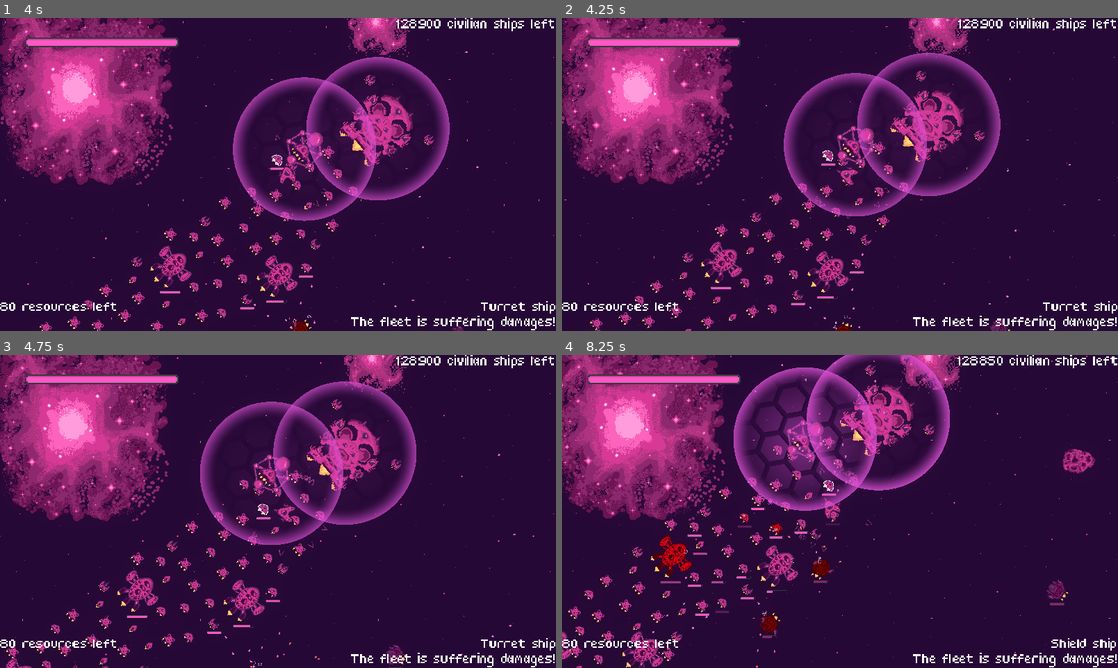
Above: before the commit, frames 1-4 (two rows, left to right).
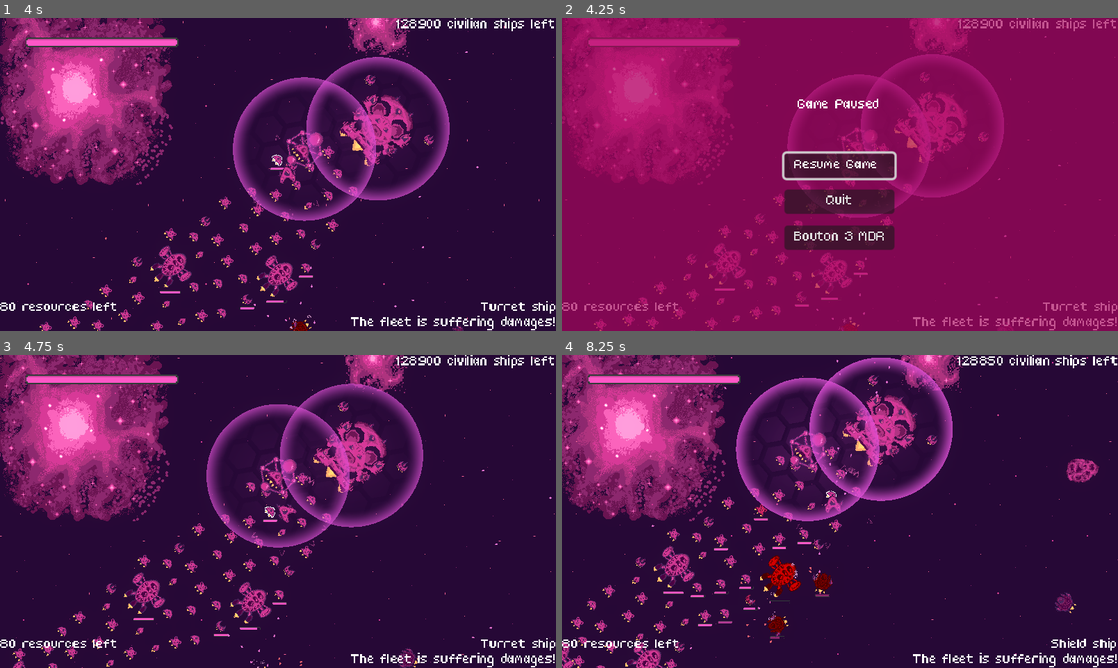
Above: after the commit, the same moments.

Repository: bear-minimum-studio/space-bear
Game: Godot game, scene res://Game.tscn
The game is run twice, just before and just after one commit, with the same random seed, the same clock (stepped at 60 frames per second) and the same inputs.
Inputs (mouse positions are in pixels of both pictures, inside the frame that each line leads up to):
- Up to frame 1 (4 s): tap Enter (upgrade) at 0.5 s; hold Right (turn_right) 0.53-1.28 s; hold X (cycle_selection) 0.53-1.28 s; hold Ctrl (brake) 1.28-2.03 s; tap Down (decelerate) at 1.35 s; hold Right (turn_right) 2.03-2.78 s; hold Space (fire) 2.03-2.78 s; hold Up (accelerate) 2.78-3.53 s; tap G (grappling_hook) at 2.85 s; hold Left (turn_left) from 3.53 s (still down); hold F (turret_fire) from 3.53 s (still down)
- Up to frame 2 (4.25 s): keep holding Left (turn_left); keep holding F (turret_fire); tap Escape (pause, bound only after the commit) at 4.15 s
- Up to frame 3 (4.75 s): release Left (turn_left) at 4.25 s; release F (turret_fire) at 4.25 s; click (278, 502) at 4.25 s, where only the run after the commit has a clickable "Resume Game"
- Up to frame 4 (8.25 s): hold Left (turn_left) 5.03-5.78 s; tap X (cycle_selection) at 5.1 s; hold Ctrl (brake) 5.78-6.53 s; tap Down (decelerate) at 5.85 s; hold Right (turn_right) 6.53-7.28 s; tap Space (fire) at 6.6 s; hold Up (accelerate) 7.28-8.03 s; hold G (grappling_hook) 7.28-8.03 s; hold Right (turn_right) from 8.03 s (still down); tap F (turret_fire) at 8.1 s

Frame 1 is identical in both runs. In frame 2, 96% of the frame differs, in the area x 0-100%, y 0-100%; in frame 3, 17%; in frame 4, 21%.

Commit message:
add: Pause Menu

Diff:
--- a/Game.tscn
+++ b/Game.tscn
@@ -1,8 +1,11 @@
-[gd_scene load_steps=3 format=3 uid="uid://3hbhddg6ujdq"]
+[gd_scene load_steps=4 format=3 uid="uid://3hbhddg6ujdq"]
 
 [ext_resource type="PackedScene" uid="uid://dfsixgko8uqlv" path="res://AbstractGame.tscn" id="1_yd0gg"]
 [ext_resource type="PackedScene" uid="uid://cgkkbhp6eam8m" path="res://World.tscn" id="2_y1lk4"]
+[ext_resource type="PackedScene" uid="uid://dsln0u30vj1sa" path="res://ui/pause_menu.tscn" id="3_oh8v3"]
 
 [node name="Game" instance=ExtResource("1_yd0gg")]
 
 [node name="World" parent="." index="0" instance=ExtResource("2_y1lk4")]
+
+[node name="PauseMenu" parent="CanvasLayer" index="7" instance=ExtResource("3_oh8v3")]
--- a/project.godot
+++ b/project.godot
@@ -37,6 +37,18 @@
 
 [input]
 
+ui_up={
+"deadzone": 0.5,
+"events": [Object(InputEventKey,"resource_local_to_scene":false,"resource_name":"","device":-1,"window_id":0,"alt_pressed":false,"shift_pressed":false,"ctrl_pressed":false,"meta_pressed":false,"pressed":false,"keycode":4194320,"physical_keycode":0,"key_label":0,"unicode":0,"echo":false,"script":null)
+, Object(InputEventJoypadButton,"resource_local_to_scene":false,"resource_name":"","device":0,"button_index":11,"pressure":0.0,"pressed":false,"script":null)
+]
+}
+ui_down={
+"deadzone": 0.5,
+"events": [Object(InputEventKey,"resource_local_to_scene":false,"resource_name":"","device":-1,"window_id":0,"alt_pressed":false,"shift_pressed":false,"ctrl_pressed":false,"meta_pressed":false,"pressed":false,"keycode":4194322,"physical_keycode":0,"key_label":0,"unicode":0,"echo":false,"script":null)
+, Object(InputEventJoypadButton,"resource_local_to_scene":false,"resource_name":"","device":0,"button_index":12,"pressure":0.0,"pressed":false,"script":null)
+]
+}
 accelerate={
 "deadzone": 0.5,
 "events": [Object(InputEventJoypadMotion,"resource_local_to_scene":false,"resource_name":"","device":-1,"axis":1,"axis_value":-1.0,"script":null)
@@ -100,12 +112,16 @@
 restart={
 "deadzone": 0.5,
 "events": [Object(InputEventKey,"resource_local_to_scene":false,"resource_name":"","device":-1,"window_id":0,"alt_pressed":false,"shift_pressed":false,"ctrl_pressed":false,"meta_pressed":false,"pressed":false,"keycode":0,"physical_keycode":32,"key_label":0,"unicode":32,"echo":false,"script":null)
-, Object(InputEventKey,"resource_local_to_scene":false,"resource_name":"","device":-1,"window_id":0,"alt_pressed":false,"shift_pressed":false,"ctrl_pressed":false,"meta_pressed":false,"pressed":false,"keycode":0,"physical_keycode":4194309,"key_label":0,"unicode":0,"echo":false,"script":null)
 ]
 }
 cycle_selection={
 "deadzone": 0.5,
 "events": [Object(InputEventKey,"resource_local_to_scene":false,"resource_name":"","device":-1,"window_id":0,"alt_pressed":false,"shift_pressed":false,"ctrl_pressed":false,"meta_pressed":false,"pressed":false,"keycode":0,"physical_keycode":88,"key_label":0,"unicode":120,"echo":false,"script":null)
+]
+}
+pause={
+"deadzone": 0.5,
+"events": [Object(InputEventKey,"resource_local_to_scene":false,"resource_name":"","device":0,"window_id":0,"alt_pressed":false,"shift_pressed":false,"ctrl_pressed":false,"meta_pressed":false,"pressed":false,"keycode":0,"physical_keycode":4194305,"key_label":0,"unicode":0,"echo":false,"script":null)
 ]
 }
 
--- /dev/null
+++ b/ui/PauseMenu.gd
@@ -0,0 +1,26 @@
+extends Control
+
+@onready var resume_button = $CenterContainer/VBoxContainer/Resume
+
+func _unhandled_input(event):
+	if (event):
+		if event.is_action_pressed("pause"):
+			self.is_paused = !is_paused
+
+var is_paused = false:
+	set(value):
+		is_paused = value
+		get_tree().paused = is_paused
+		visible = is_paused
+	get:
+		return is_paused
+
+func _on_resume_pressed():
+	self.is_paused = false
+
+func _on_quit_pressed():
+	get_tree().quit()
+
+func _on_visibility_changed():
+	if visible:
+		resume_button.grab_focus()
--- /dev/null
+++ b/ui/pause_menu.tscn
@@ -0,0 +1,73 @@
+[gd_scene load_steps=3 format=3 uid="uid://dsln0u30vj1sa"]
+
+[ext_resource type="Theme" uid="uid://bewsyshgup2l6" path="res://default_theme.tres" id="1_qfegd"]
+[ext_resource type="Script" path="res://ui/PauseMenu.gd" id="2_4brpd"]
+
+[node name="PauseMenu" type="Control"]
+process_mode = 3
+visible = false
+layout_mode = 3
+anchors_preset = 15
+anchor_right = 1.0
+anchor_bottom = 1.0
+grow_horizontal = 2
+grow_vertical = 2
+theme = ExtResource("1_qfegd")
+script = ExtResource("2_4brpd")
+
+[node name="Background" type="ColorRect" parent="."]
+layout_mode = 1
+anchors_preset = 15
+anchor_right = 1.0
+anchor_bottom = 1.0
+grow_horizontal = 2
+grow_vertical = 2
+color = Color(0.670588, 0.027451, 0.372549, 0.686275)
+
+[node name="CenterContainer" type="CenterContainer" parent="."]
+layout_mode = 1
+anchors_preset = 15
+anchor_right = 1.0
+anchor_bottom = 1.0
+grow_horizontal = 2
+grow_vertical = 2
+
+[node name="VBoxContainer" type="VBoxContainer" parent="CenterContainer"]
+layout_mode = 2
+theme_override_constants/separation = 10
+
+[node name="Label" type="Label" parent="CenterContainer/VBoxContainer"]
+layout_mode = 2
+text = "Game Paused"
+horizontal_alignment = 1
+vertical_alignment = 1
+
+[node name="Control" type="Control" parent="CenterContainer/VBoxContainer"]
+custom_minimum_size = Vector2(0, 15)
+layout_mode = 2
+
+[node name="Resume" type="Button" parent="CenterContainer/VBoxContainer"]
+custom_minimum_size = Vector2(95, 0)
+layout_mode = 2
+focus_neighbor_top = NodePath("../Button3")
+focus_neighbor_bottom = NodePath("../Quit")
+shortcut_feedback = false
+shortcut_in_tooltip = false
+text = "Resume Game "
+
+[node name="Quit" type="Button" parent="CenterContainer/VBoxContainer"]
+layout_mode = 2
+focus_neighbor_top = NodePath("../Resume")
+focus_neighbor_bottom = NodePath("../Button3")
+text = "Quit"
+
+[node name="Button3" type="Button" parent="CenterContainer/VBoxContainer"]
+layout_mode = 2
+focus_neighbor_top = NodePath("../Quit")
+focus_neighbor_bottom = NodePath("../Resume")
+text = "Bouton 3 MDR"
+
+[connection signal="visibility_changed" from="." to="." method="_on_visibility_changed"]
+[connection signal="pressed" from="CenterContainer/VBoxContainer/Resume" to="." method="_on_resume_pressed"]
+[connection signal="pressed" from="CenterContainer/VBoxContainer/Quit" to="." method="_on_quit_pressed"]
+[connection signal="pressed" from="CenterContainer/VBoxContainer/Button3" to="." method="_on_button_3_pressed"]
